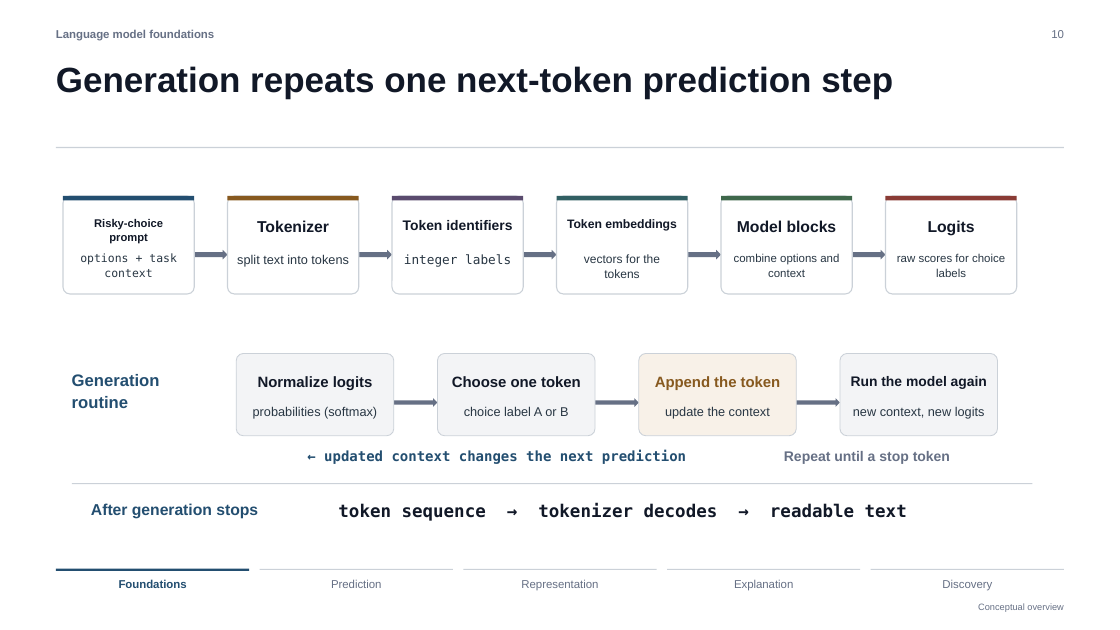
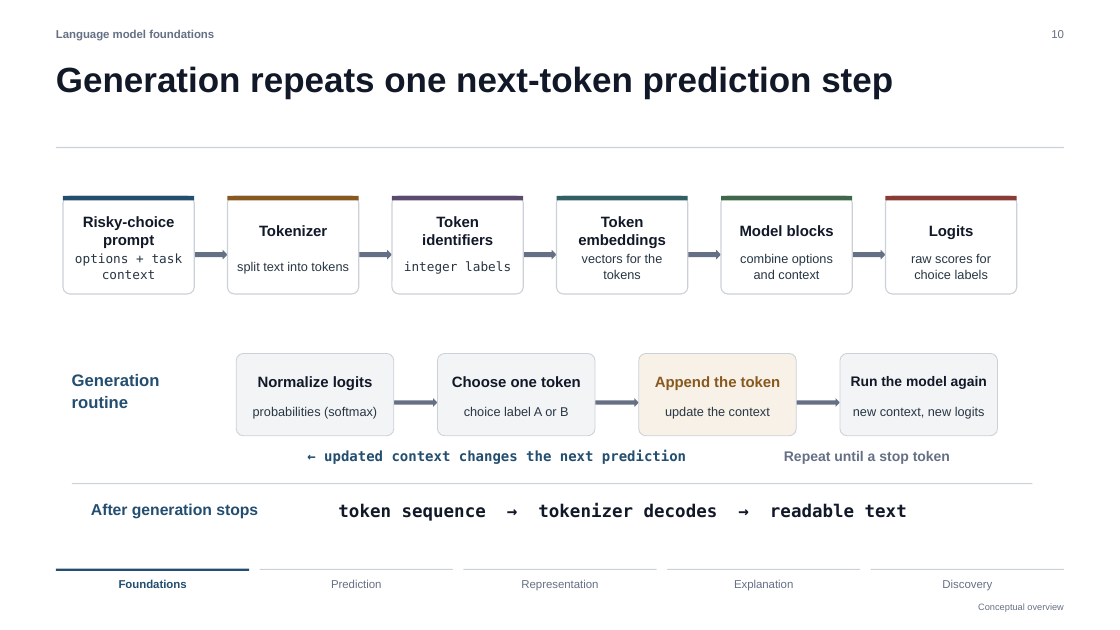
Before and after one commit to xhb120633/LLM_human_decisions, a slide deck: slide 10 of slides/llm_human_decisions_tutorial.pptx. Drawn at 1120x630 pixels with LibreOffice and Linux fonts; fonts in the diff are those of the drawing. Boxes give left, top, right and bottom in pixels: in the first picture for what was removed or moved away, otherwise in the second. Text is boxed around its words. In the diff, an @@ line names an element or a change of style, - is before the commit and + after.

```diff
--- a/slides/llm_human_decisions_tutorial.pptx
+++ b/slides/llm_human_decisions_tutorial.pptx
@@ text "Risky-choice prompt" at [83, 216, 175, 248]: size 9.6 to 12.8 pt; line spacing 1.08 to 1.02; vertical alignment top to middle @@
@@ text "Token identifiers" at [422, 216, 493, 245]: size 11.9 to 12.8 pt; line spacing 1.08 to 1.02; vertical alignment top to middle @@
@@ text "Token embeddings" at [578, 216, 666, 248]: size 10.4 to 12.8 pt; line spacing 1.08 to 1.02; vertical alignment top to middle @@
@@ size 13.5 to 12.8 pt; line spacing 1.08 to 1.02; vertical alignment top to middle in 3 elements at [259, 225, 327, 236], [740, 225, 834, 236], [929, 225, 974, 239] @@
@@ text "split text into tokens" at [237, 261, 349, 274]: line spacing 1.08 to 1.05; vertical alignment top to middle @@
@@ text "integer labels" at [404, 261, 511, 274]: line spacing 1.08 to 1.05; vertical alignment top to middle @@
@@ text "vectors for the tokens" at [582, 253, 663, 279]: size 10.2 to 10.9 pt; line spacing 1.08 to 1.05; vertical alignment top to middle @@
@@ size 9.8 to 10.9 pt; line spacing 1.08 to 1.05; vertical alignment top to middle in 3 elements at [75, 253, 183, 279], [740, 253, 833, 279], [911, 254, 991, 279] @@
```
Also in this commit, not shown: 1 other slide changed, 1 other file.
